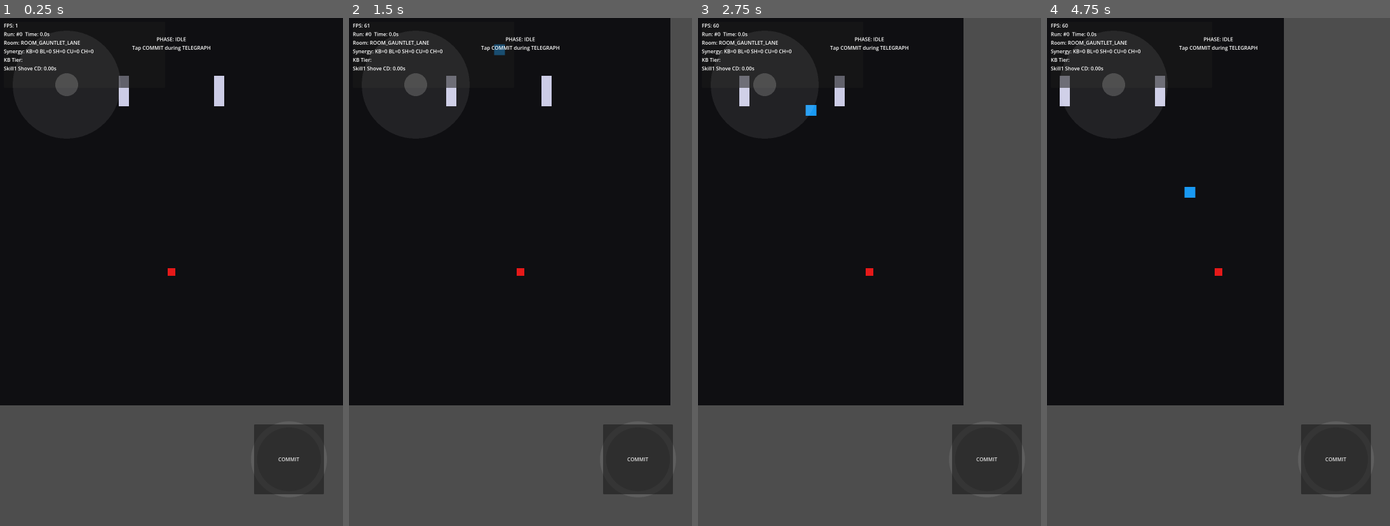
Above: before the commit, frames 1-4 (left to right).
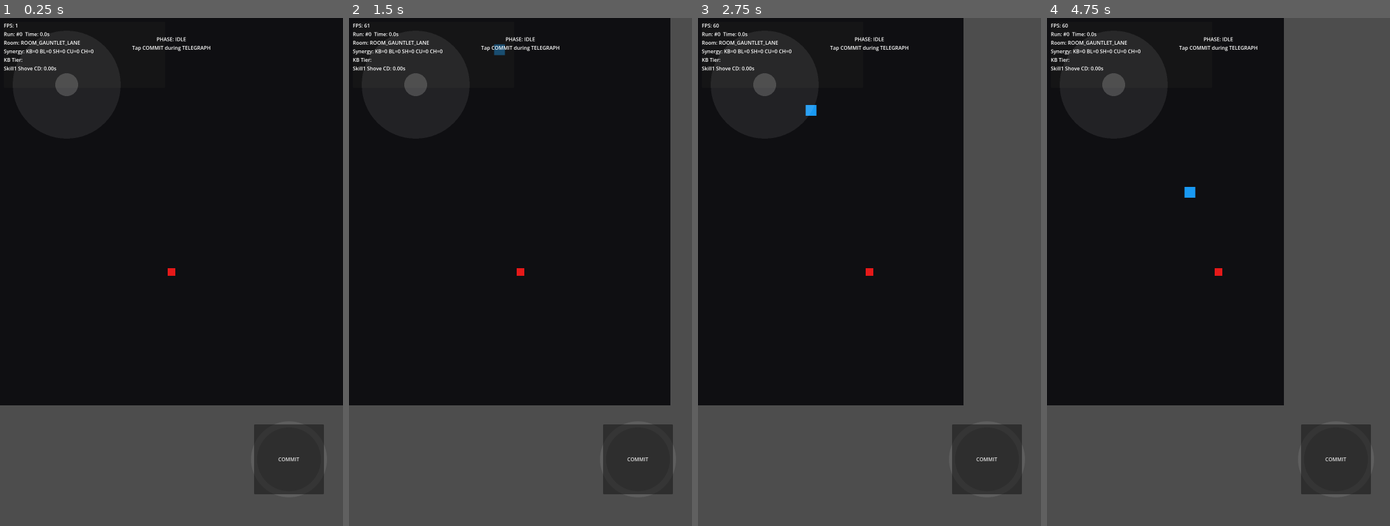
Above: after the commit, the same moments.

Repository: changha-kim/blood-contract
Game: Godot game, scene res://scenes/levels/SpikeArena_GauntletLane.tscn
The game is run twice, just before and just after one commit, with the same random seed, the same clock (stepped at 60 frames per second) and the same inputs. This scene is started directly instead of the project's main scene.
Inputs (mouse positions are in pixels of both pictures, inside the frame that each line leads up to):
- Up to frame 1 (0.25 s): no input
- Up to frame 2 (1.5 s): click "COMMIT" at 0.5 s; move the mouse to (595, 246) at 1.27 s; hold D (move_right) from 1.28 s (still down); hold F (attack_btn) from 1.28 s (still down); click (595, 246) at 1.42 s
- Up to frame 3 (2.75 s): release D (move_right) at 2 s; release F (attack_btn) at 2 s; drag from (800, 297) to (869, 272) at 2.02 s
- Up to frame 4 (4.75 s): move the mouse to (1252, 160) at 2.77 s; hold D (move_right) 2.78-3.5 s; hold F (attack_btn) 2.78-3.5 s; drag from (1201, 373) to (1101, 145) at 3.52 s; move the mouse to (1321, 348) at 4.27 s; hold A (move_left) from 4.28 s (still down); hold F (attack_btn) from 4.28 s (still down)

The runs differ from the first frame. In frame 1, 0.4% of the frame differs, in the area x 34-66%, y 11-18%; in frame 2, 0.4%; in frame 3, 0.4%; in frame 4, 0.4%.

Commit message:
TC04: enlarge SpikeWall trigger collision to ensure hurtbox overlap

Diff:
--- a/godot/scenes/hazards/SpikeWall.tscn
+++ b/godot/scenes/hazards/SpikeWall.tscn
@@ -4,6 +4,11 @@
 
 [sub_resource type="RectangleShape2D" id="RectangleShape2D_1"]
 size = Vector2(32, 96)
+
+# Slightly larger trigger area so a CharacterBody2D that stops at collision contact
+# still produces an overlap with Hurtbox.
+[sub_resource type="RectangleShape2D" id="RectangleShape2D_TRIGGER"]
+size = Vector2(44, 112)
 
 [node name="SpikeWall" type="StaticBody2D"]
 script = ExtResource("1")
@@ -17,7 +22,7 @@
 monitorable = true
 
 [node name="TriggerCollision" type="CollisionShape2D" parent="Trigger"]
-shape = SubResource("RectangleShape2D_1")
+shape = SubResource("RectangleShape2D_TRIGGER")
 
 [node name="Sprite" type="ColorRect" parent="."]
 color = Color(0.8, 0.8, 0.9, 1)
